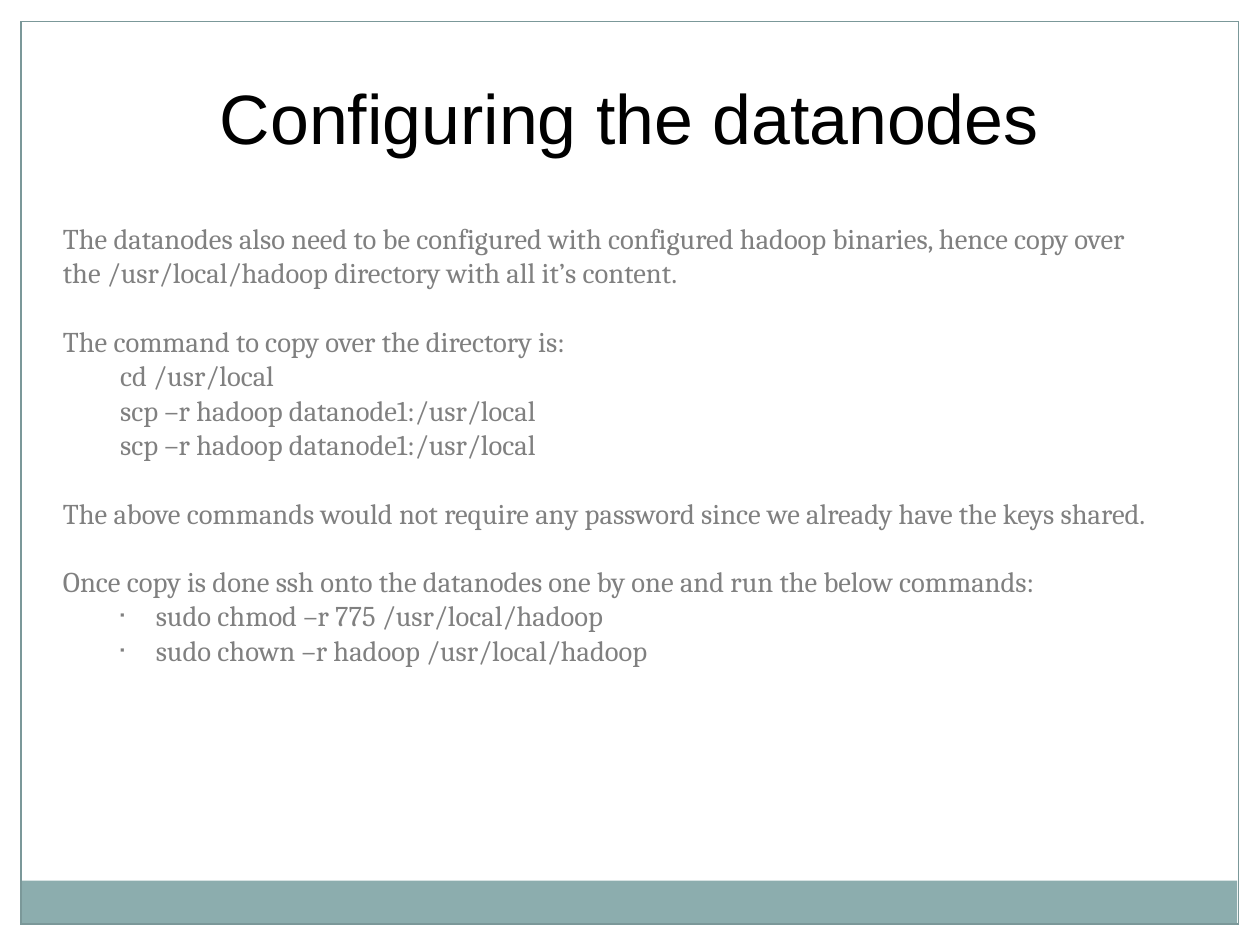
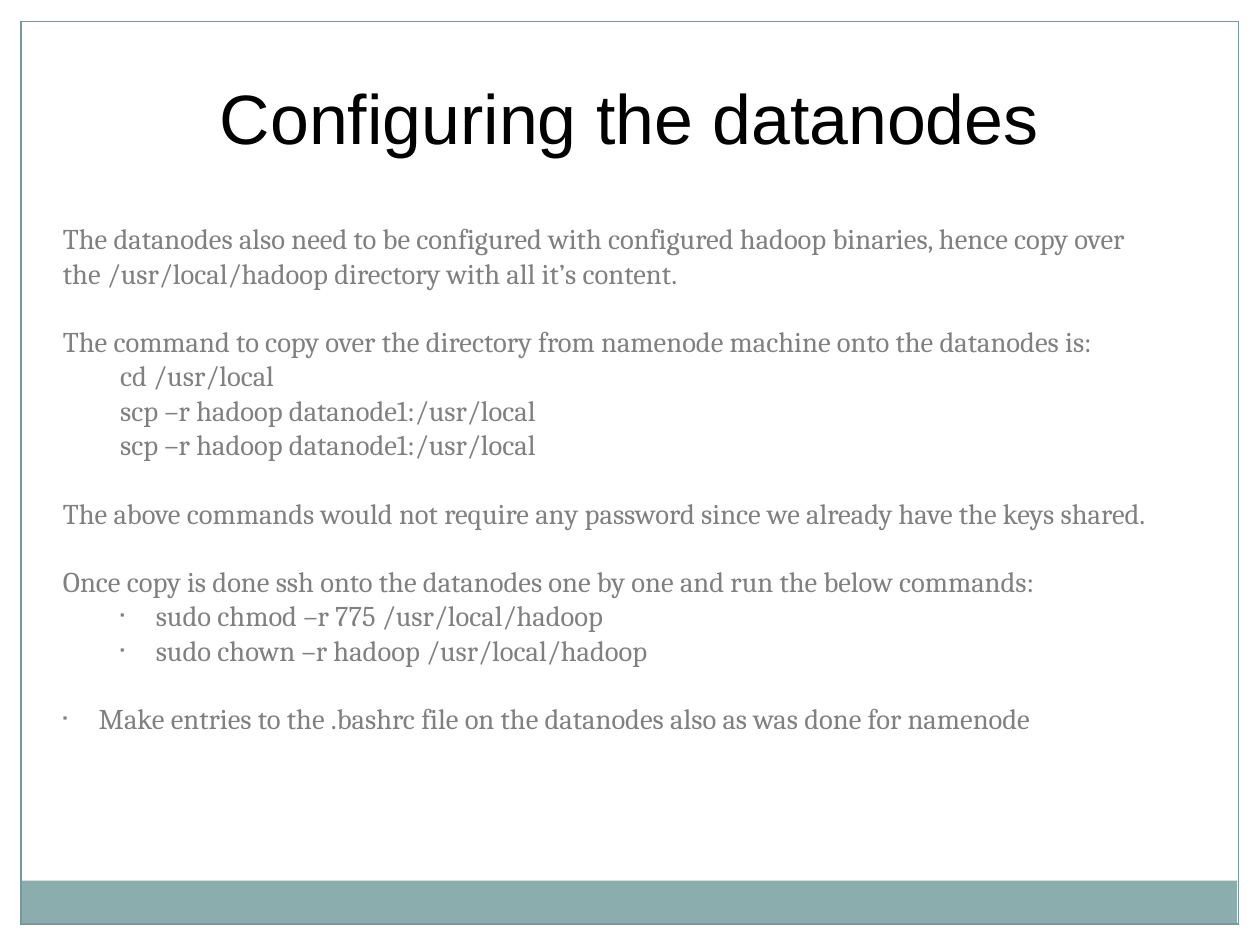
Before and after one commit to saranshsk/bigdata, a slide deck: slide 12 of diy-hadoop-setup.pptx (slide 11 before the commit). Drawn at 1260x945 pixels with LibreOffice and Linux fonts; fonts in the diff are those of the drawing. Boxes give left, top, right and bottom in pixels: in the first picture for what was removed or moved away, otherwise in the second. Text is boxed around its words. In the diff, an @@ line names an element or a change of style, - is before the commit and + after.

```diff
--- a/diy-hadoop-setup.pptx
+++ b/diy-hadoop-setup.pptx
@@ text at [63, 332, 1092, 358]: text changed @@
-The command to copy over the directory is:
+The command to copy over the directory from namenode machine onto the datanodes is:
@@ text at [99, 709, 1030, 729]: paragraph added @@
+▪ Make entries to the .bashrc file on the datanodes also as was done for namenode
```
Also in this commit, not shown: 4 other slides changed, 2 slides added, 1 other file.
